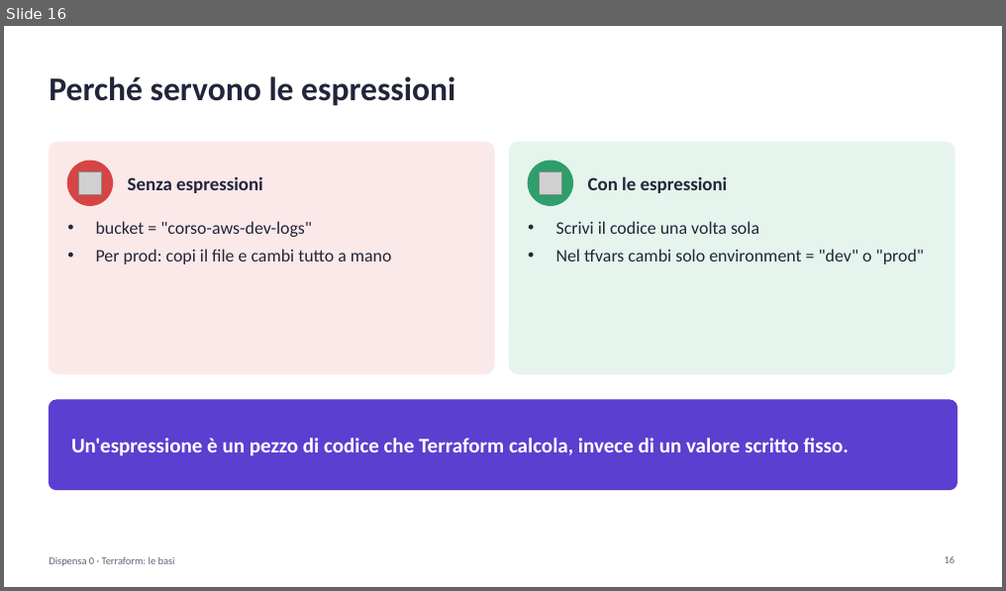
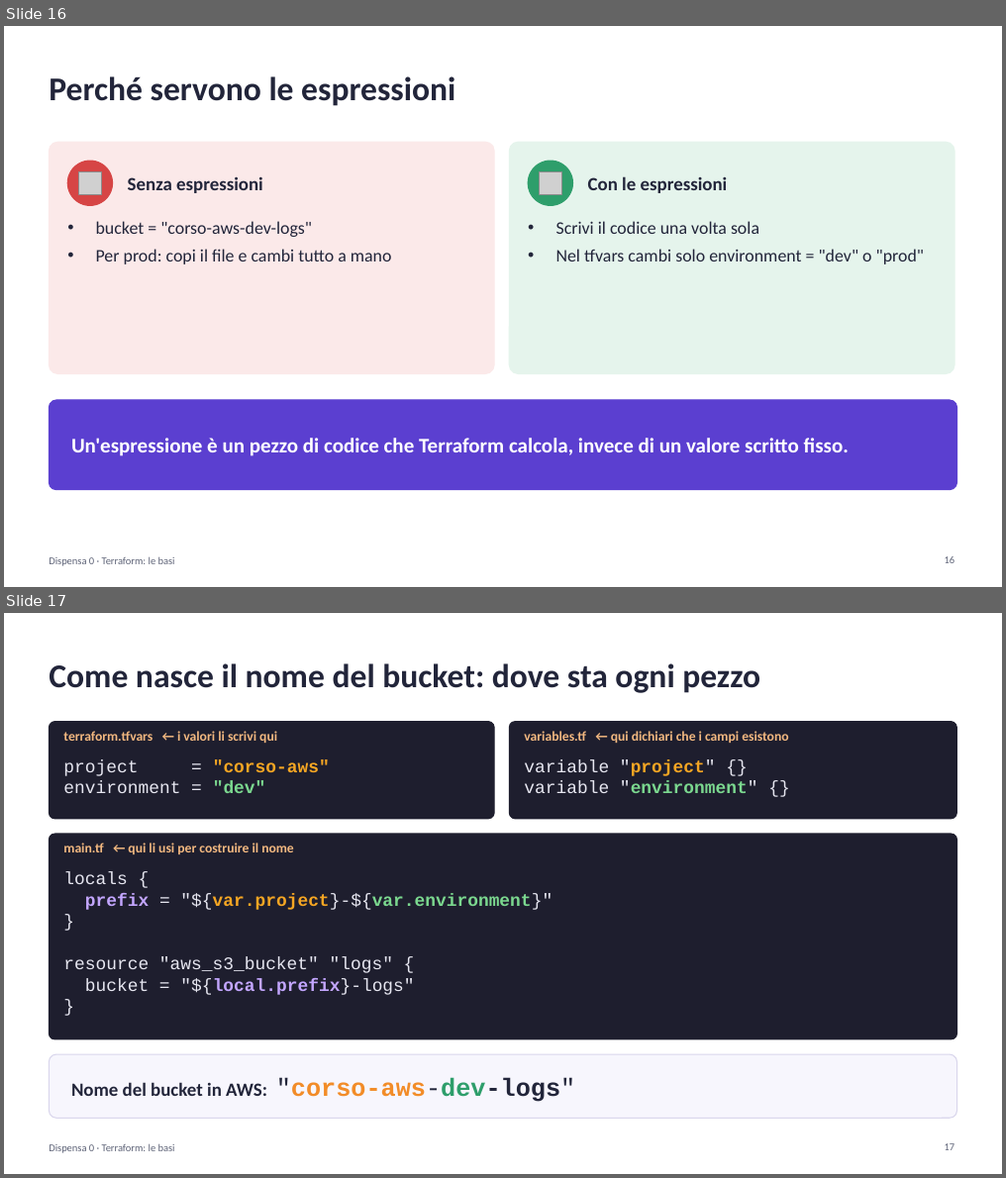
Before and after one commit to cereZ23/aws, a slide deck: slide/slide-0-terraform.pptx. Shown one above the other, each under a label of ours: slide 16 before the commit, slides 16 and 17 after it. The pictures are 1006x591 and 1006x1178 pixels, drawn with LibreOffice and Linux fonts; fonts in the diff are those of the drawing; grey boxes stand for pictures. Boxes give left, top, right and bottom in pixels: in the first picture for what was removed or moved away, otherwise in the second. Text is boxed around its words. In the diff, an @@ line names an element or a change of style, - is before the commit and + after.

Commit message:
Lezione 0: come nasce il nome del bucket, file per file, con i colori (slide e dispensa)

```diff
--- a/slide/slide-0-terraform.pptx
+++ b/slide/slide-0-terraform.pptx
@@ slide 17 added at [4, 613, 1002, 1174], background #FFFFFF @@
@@ text added at [49, 663, 760, 693], 32 pt, text #22253A, bold @@
+Come nasce il nome del bucket: dove sta ogni pezzo
@@ rounded rectangle added at [49, 722, 494, 819], fill #1E1E2E, outline #1E1E2E 1 pt @@
@@ text added at [63, 731, 277, 743], 13 pt, text #F2B880, bold @@
+terraform.tfvars ← i valori li scrivi qui
@@ rounded rectangle added at [509, 722, 957, 819], fill #1E1E2E, outline #1E1E2E 1 pt @@
@@ text added at [524, 731, 788, 743], 13 pt, text #F2B880, bold @@
+variables.tf ← qui dichiari che i campi esistono
@@ text added at [63, 761, 330, 793], 17 pt, text #E6E6F0 @@
+project = "corso-aws"
+environment = "dev"
@@ text added at [524, 761, 758, 793], 17 pt, text #E6E6F0 @@
+variable "project" {}
+variable "environment" {}
@@ rounded rectangle added at [49, 834, 957, 1040], fill #1E1E2E, outline #1E1E2E 1 pt @@
@@ text added at [63, 843, 294, 855], 13 pt, text #F2B880, bold @@
+main.tf ← qui li usi per costruire il nome
@@ text added at [63, 872, 552, 995], 17 pt, text #E6E6F0 @@
+locals {
+prefix = "${var.project}-${var.environment}"
+}
+resource "aws_s3_bucket" "logs" {
+bucket = "${local.prefix}-logs"
+}
@@ rounded rectangle added at [49, 1055, 957, 1118], fill #F7F6FD, outline #D9D6EC 1 pt @@
@@ text added at [71, 1077, 575, 1102], 24 pt, text #22253A, bold @@
+Nome del bucket in AWS: "corso-aws-dev-logs"
@@ text added at [49, 1145, 175, 1154], 10 pt, text #5F6478 @@
+Dispensa 0 · Terraform: le basi
@@ page number added at [944, 1144, 955, 1151], 10 pt, text #5F6478 @@
+17
```
Also in this commit, not shown: 1 slide changed, 3 other slides added, 2 slides removed, 1 other file.
